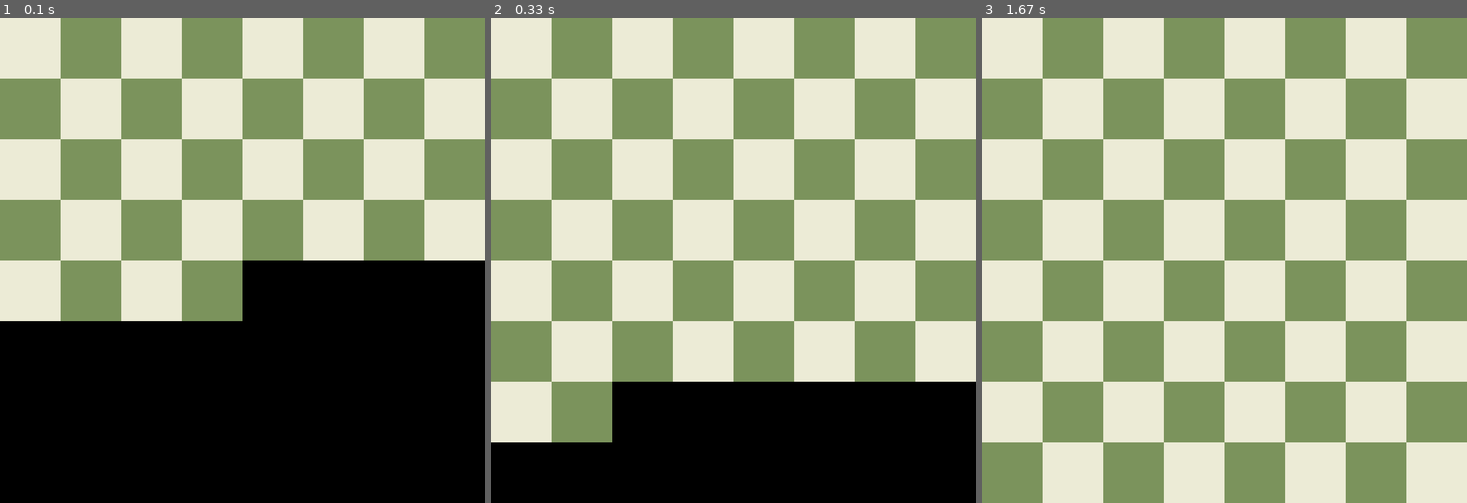
Above: before the commit, frames 1-3 (left to right).
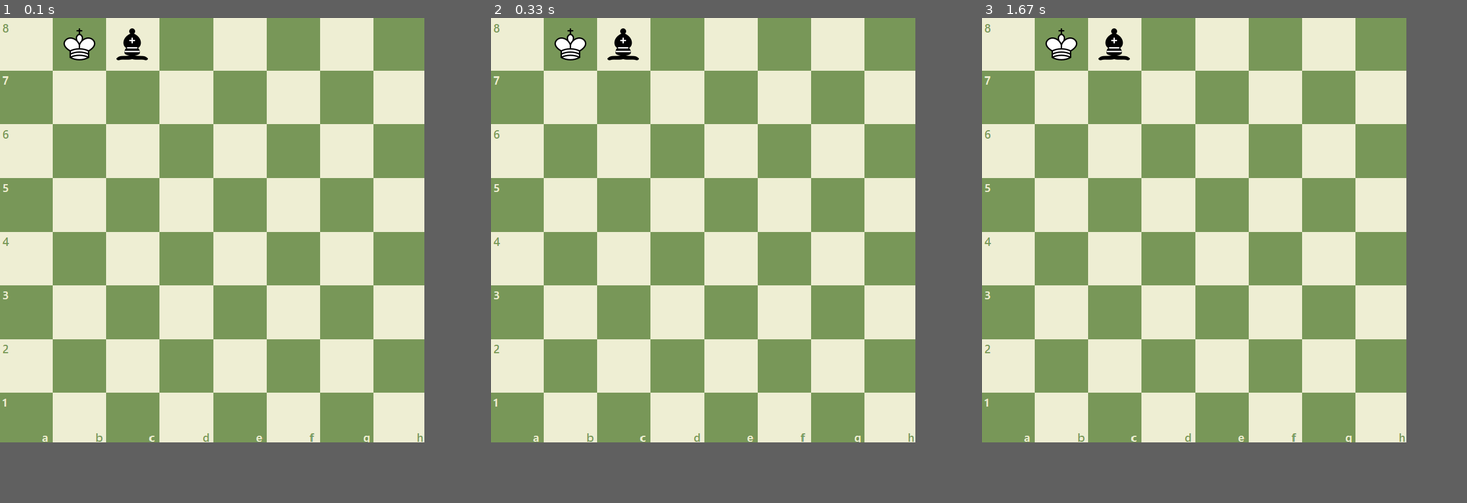
Above: after the commit, the same moments.

Repository: rsotelo14/pygame-chess
Game: pygame game, started from main.py
The game is run twice, just before and just after one commit, with the same random seed, the same clock (stepped at 60 frames per second) and the same inputs.
Inputs (mouse positions are in pixels of both pictures, inside the frame that each line leads up to):
- Up to frame 1 (0.1 s): no input
- Up to frame 2 (0.33 s): no input
- Up to frame 3 (1.67 s): press the mouse at (1195, 260) at 0.37 s; move the mouse to (1146, 245) at 0.47 s; release the mouse at (1093, 231) at 0.6 s
In our replay, the window is 800x800 before the commit and 700x700 after it. These sizes can differ from the game's own. Grey fills any space a smaller window leaves; there, only what the larger window draws over its background counts as a difference.

The runs differ from the first frame. In frame 1, 58% of the frame differs, in the area x 0-100%, y 0-88%; in frame 2, 52%; in frame 3, 50%.

Commit message:
Selecting and dropping pieces working

Diff:
--- a/config.py
+++ /dev/null
@@ -1,3 +0,0 @@
-
-
-screen_width = 800
--- a/entities/piece.py
+++ b/entities/piece.py
@@ -1,3 +1,4 @@
 class Piece:
     def __init__(self, is_white):
         self.is_white = is_white
+        self.img = None
--- /dev/null
+++ b/functions/functions.py
@@ -0,0 +1,38 @@
+import os
+import pygame
+
+from entities.piece import Piece
+import vars
+
+
+def render_pieces(board, window):
+    for rank in board:
+        for square in rank:
+            if square.piece != None:
+                piece = square.piece
+                x = square.x_start +square.width_height/2 - piece.img.get_width()/2
+                y = square.y_start +square.width_height/2 - piece.img.get_height()/2
+                window.blit(piece.img, (x,y))
+
+def select_square(x,y, board, width, window):
+    x_index = int(x // width)
+    y_index = int(y // width)
+    if board[y_index][x_index].piece != None and vars.selected_piece == None:
+        vars.selected_piece = board[y_index][x_index].piece
+        print(vars.selected_piece)
+        board[y_index][x_index].piece = None
+    elif vars.selected_piece != None:
+        board[y_index][x_index].piece = vars.selected_piece
+        vars.selected_piece = None
+
+
+def render_selected_piece(x_start, y_start , window):
+    x = x_start - vars.selected_piece.img.get_width()/2
+    y = y_start - vars.selected_piece.img.get_height()/2
+    window.blit(vars.selected_piece.img, (x,y))
+
+
+
+def redraw_window(window, board):
+    window.blit(vars.BG, (0,0))
+    render_pieces(board, window)
--- a/main.py
+++ b/main.py
@@ -1,23 +1,17 @@
+import os
 import pygame
 
 from entities.board_square import *
-import config
 
-from pygame.locals import (
-    MOUSEBUTTONUP,
-    K_ESCAPE,
-    KEYDOWN,
-    QUIT,
-)
+from functions.functions import *
+from vars import *
 
 pygame.init()
 
 
-screen = pygame.display.set_mode((config.screen_width, config.screen_width))
-
 #Making the board
+#TODO: PUT NUMBER ON SQUARE
 board = []
-width = config.screen_width / 8
 is_white = False
 
 y_start = 0
@@ -26,36 +20,41 @@
     rank = []
     is_white = not is_white
     for x in range(8):
-        bs = BoardSquare(x_start, y_start, width, is_white)
+        bs = BoardSquare(x_start, y_start, WIDTH, is_white)
         rank.append(bs)
         is_white = not is_white
-        x_start += width
+        x_start += WIDTH
     board.append(rank)
-    y_start += width
-
-print(len(board))
-print(len(board[7]))
-#Rendering the board
-for rank in board:
-    for square in rank:
-        surf = pygame.Surface((square.width_height, square.width_height))
-
-        if square.is_white:
-            surf.fill((236,235,214))
-        else:
-
-            surf.fill((123,147, 92))
-        rect = surf.get_rect()
-        screen.blit(surf, (square.x_start, square.y_start))
-        pygame.display.flip()
+    y_start += WIDTH
 
 
+#Main vars
+running = True
+FPS = 60
+clock = pygame.time.Clock()
+#Making pieces
+piece = Piece(True)
+piece.img = WHITE_KING
+board[0][1].piece = piece
+
+piece2 = Piece(False)
+piece2.img = BLACK_BISHOP
+board[0][2].piece = piece2
 #Main loop
-running = True
 while running:
+    clock.tick(FPS)
+  #  render_pieces(board, WIN)
+    redraw_window(WIN, board)
+
+    if not(vars.selected_piece is None):
+        x,y = pygame.mouse.get_pos()
+        render_selected_piece(x,y, WIN)
     for event in pygame.event.get():
-        if event.type == KEYDOWN:
-            if event.key == K_ESCAPE:
+        if event.type == pygame.KEYDOWN:
+            if event.key == pygame.K_ESCAPE:
                 running = False
-        if event.type == MOUSEBUTTONUP:
-            print(pygame.mouse.get_pos())
+        if event.type == pygame.MOUSEBUTTONUP:
+            x,y = pygame.mouse.get_pos()
+            select_square(x,y, board, WIDTH, WIN)
+
+    pygame.display.update()
--- /dev/null
+++ b/vars.py
@@ -0,0 +1,25 @@
+import os
+import pygame
+
+
+SCREEN_WIDTH = 700
+#Loading images
+BLACK_QUEEN = pygame.image.load(os.path.join("assets", "black_queen.png"))
+BLACK_BISHOP = pygame.image.load(os.path.join("assets", "black_bishop.png"))
+BLACK_KING = pygame.image.load(os.path.join("assets", "black_king.png"))
+BLACK_PAWN = pygame.image.load(os.path.join("assets", "black_pawn.png"))
+BLACK_ROOK = pygame.image.load(os.path.join("assets", "black_rook.png"))
+BLACK_KNIGHT = pygame.image.load(os.path.join("assets", "black_knight.png"))
+WHITE_QUEEN = pygame.image.load(os.path.join("assets", "white_queen.png"))
+WHITE_BISHOP = pygame.image.load(os.path.join("assets", "white_bishop.png"))
+WHITE_KING = pygame.image.load(os.path.join("assets", "white_king.png"))
+WHITE_PAWN = pygame.image.load(os.path.join("assets", "white_pawn.png"))
+WHITE_ROOK = pygame.image.load(os.path.join("assets", "white_rook.png"))
+WHITE_KNIGHT = pygame.image.load(os.path.join("assets", "white_knight.png"))
+
+
+BG = pygame.transform.scale(pygame.image.load(os.path.join("assets", "board.png")), (SCREEN_WIDTH, SCREEN_WIDTH))
+WIN = pygame.display.set_mode((SCREEN_WIDTH, SCREEN_WIDTH))
+
+WIDTH =  SCREEN_WIDTH/8
+selected_piece = None
Binary file added: assets/board.png
Not shown, removed: .config.py.un~
Not shown, removed: .main.py.un~
Not shown, removed: config.py~
Not shown, removed: entities/.board_square.py.un~
Not shown, removed: entities/.piece.py.un~
Not shown, removed: entities/board_square.py~
Not shown, removed: main.py~
